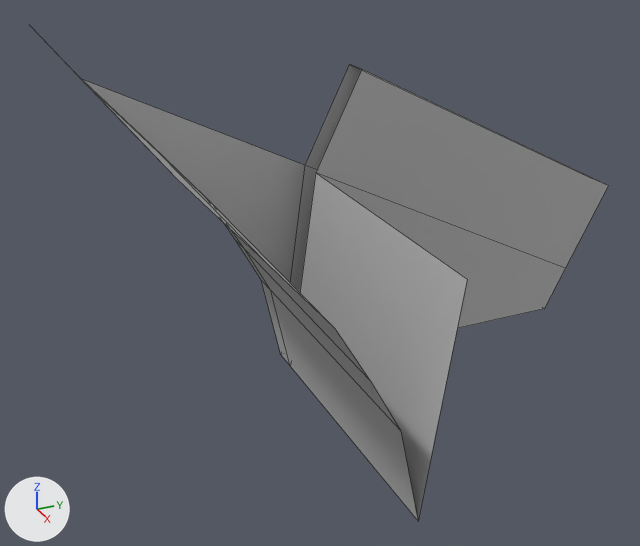
The FBX model Assets/MotherDuckLEVELS/Team001Teachers-PolyWoodside/Meshes/Kit/Kit_Builders_Awning_Corner_L.fbx, before and after one commit.
Rendered twice from a camera (50 mm lens) standing at (1.004, -0.668, 0.412) and looking at (-0.226, -0.115, -0.203). The axes (+X, +Y, +Z) are drawn at lower left. The lights are the same throughout. Mesh edges are drawn as thin lines. Where no turn or scale is listed for an object, it has been applied to the vertices.

Names of what the first picture shows: 'Kit_Builders_Awning_Corner_L'.
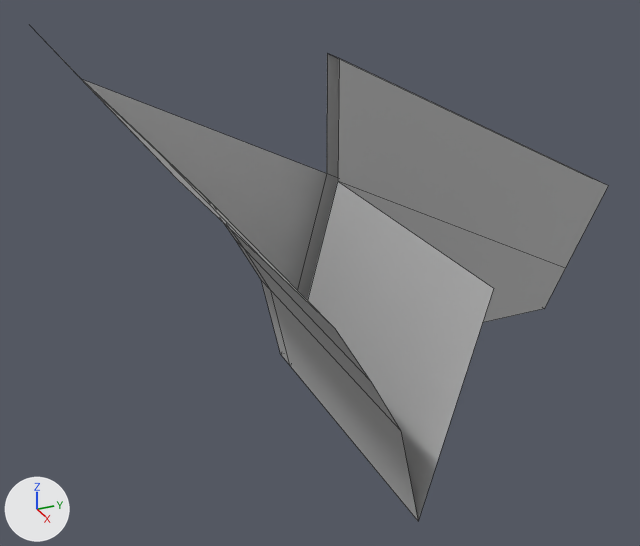
Commit message: Fix for kit

Location of each change, [x1, y1, x2, y2] in pixels of the pictures (640 x 546 px; the box of a moved part takes in the faces that stretch with it):
```json
{"part": 1, "of": "me_mesh", "change": "moved or reshaped", "before": [278, 64, 497, 517], "after": [278, 54, 497, 517]}
```

Edits to the scene script, one JSON object a line:
```json
{"block": "me_mesh", "where": "me_mesh.from_pydata(...)  # 31 vertices, 21 faces; spans x -0.45..0.1, y -0.507..0.645, z -0.479..0.202"}
{"block": "me_mesh", "where": "# used by ob_kit_builders_awning_corner_l; location = (0.0, 0.0, 0.0)"}
{"block": "me_mesh", "where": "# before: 6 (-0.45, -0.045, -0.089) at pixel (304, 165), 7 (-0.4, -0.045, -0.089) at pixel (315, 172), 28 (0.1, -0.045, -0.089) at pixel (467, 279)"}
{"block": "me_mesh", "change": "me_mesh part 1"}
{"op": "add", "block": "me_mesh", "code": "for i in [6, 7, 28]: me_mesh.vertices[i].co += Vector((0.0, 0.045, -0.022))"}
{"op": "set", "path": "me_mesh.vertices[1].co", "old": "(-0.4, 0.045, 0.089)", "new": "(-0.4, 0.0, 0.112)", "note": "pixel (361, 69) -> pixel (339, 58)"}
{"op": "set", "path": "me_mesh.vertices[2].co", "old": "(-0.45, 0.045, 0.089)", "new": "(-0.45, 0.0, 0.112)", "note": "pixel (349, 64) -> pixel (327, 53)"}
```
